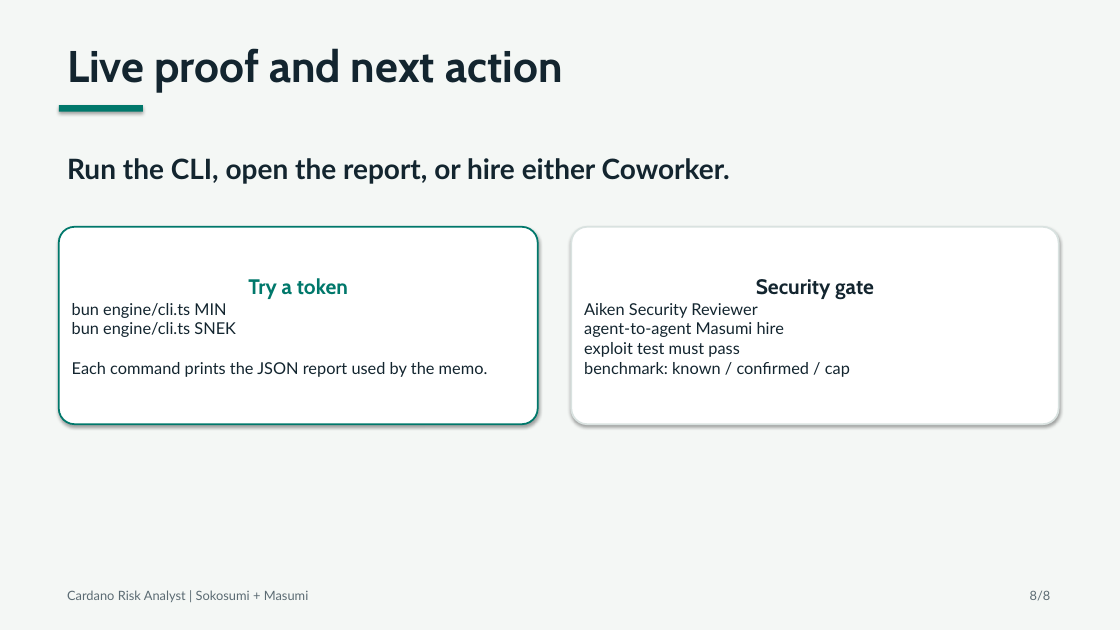
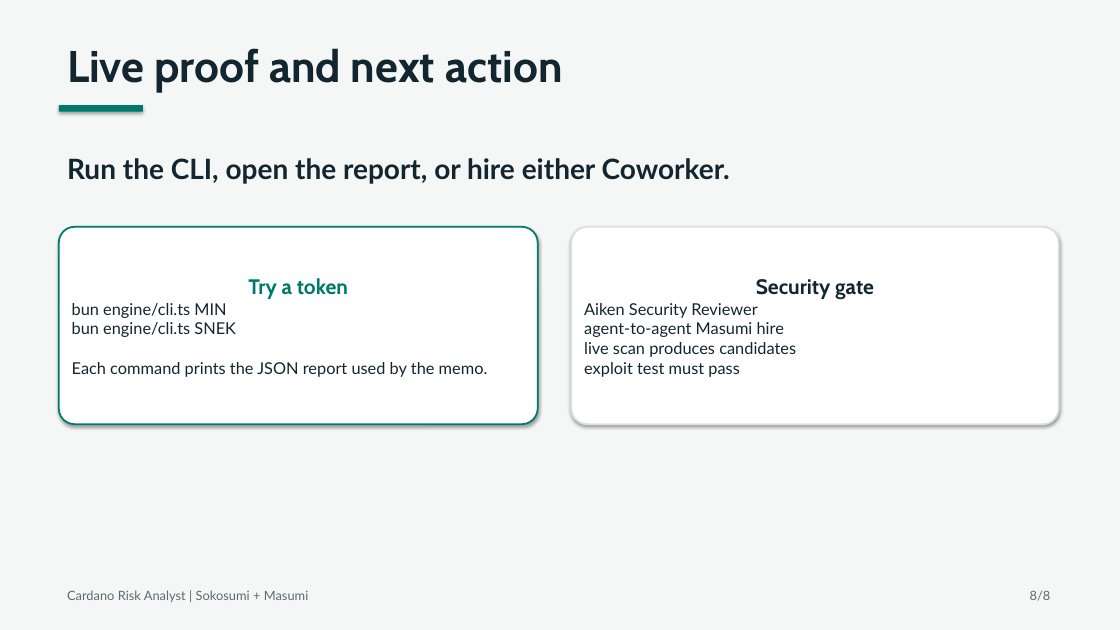
Before and after one commit to pieakshat/cardano-risk-coworker, a slide deck: slide 8 of deck/cardano-risk-analyst.pptx. Drawn at 1120x630 pixels with LibreOffice and Linux fonts; fonts in the diff are those of the drawing. Boxes give left, top, right and bottom in pixels: in the first picture for what was removed or moved away, otherwise in the second. Text is boxed around its words. In the diff, an @@ line names an element or a change of style, - is before the commit and + after.

Commit message:
Align public risk evidence and security flow

```diff
--- a/deck/cardano-risk-analyst.pptx
+++ b/deck/cardano-risk-analyst.pptx
@@ text in rounded rectangle at bbox=[584, 303, 796, 377]: text changed @@
-Aiken Security Reviewer
-agent-to-agent Masumi hire
-exploit test must pass
-benchmark: known / confirmed / cap
+Aiken Security Reviewer
+agent-to-agent Masumi hire
+live scan produces candidates
+exploit test must pass
```
Also in this commit, not shown: 2 other slides changed, 4 other files.
